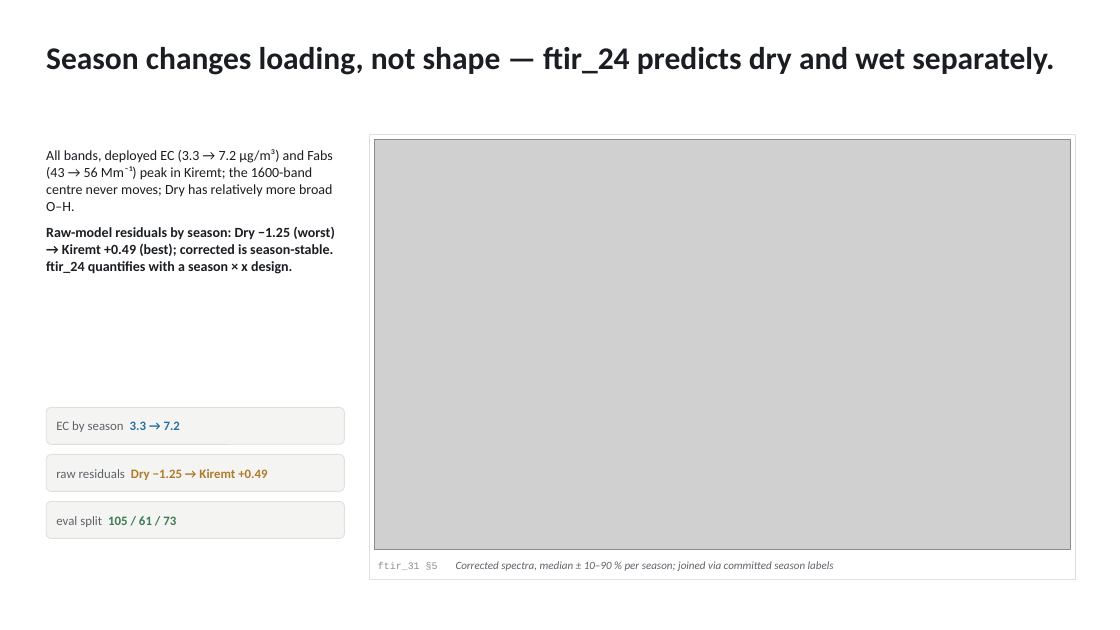
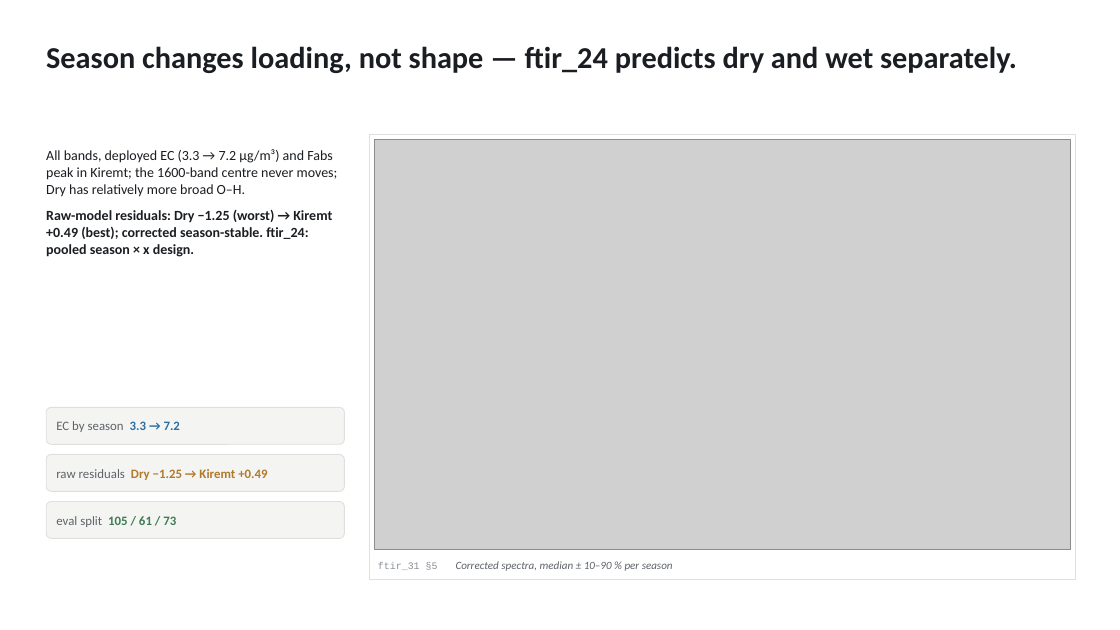
Before and after one commit to ahzs645/aethmodular, a slide deck: slide 19 of research/ftir_ec_phase3/deliverables/satoshi_followup_2026-08-13.pptx (slide 14 before the commit). Drawn at 1120x630 pixels with LibreOffice and Linux fonts; fonts in the diff are those of the drawing; grey boxes stand for pictures. Boxes give left, top, right and bottom in pixels: in the first picture for what was removed or moved away, otherwise in the second. Text is boxed around its words. In the diff, an @@ line names an element or a change of style, - is before the commit and + after.

```diff
--- a/research/ftir_ec_phase3/deliverables/satoshi_followup_2026-08-13.pptx
+++ b/research/ftir_ec_phase3/deliverables/satoshi_followup_2026-08-13.pptx
@@ text "Season changes loading, not shape ..." at box(46, 46, 1017, 73): size 27 to 26 pt @@
@@ text at box(46, 149, 338, 257): text changed; bold off @@
-All bands, deployed EC (3.3 → 7.2 µg/m³) and Fabs (43 → 56 Mm⁻¹) peak in Kiremt; the 1600-band centre never moves; Dry has relatively more broad O–H.
-Raw-model residuals by season: Dry −1.25 (worst) → Kiremt +0.49 (best); corrected is season-stable. ftir_24 quantifies with a season × x design.
+All bands, deployed EC (3.3 → 7.2 µg/m³) and Fabs peak in Kiremt; the 1600-band centre never moves; Dry has relatively more broad O–H.
+Raw-model residuals: Dry −1.25 (worst) → Kiremt +0.49 (best); corrected season-stable. ftir_24: pooled season × x design.
@@ text at box(378, 561, 673, 571): text changed @@
-ftir_31 §5 Corrected spectra, median ± 10–90 % per season; joined via committed season labels
+ftir_31 §5 Corrected spectra, median ± 10–90 % per season
```
Also in this commit, not shown: 16 other slides changed, 6 slides added, 1 slide removed.
